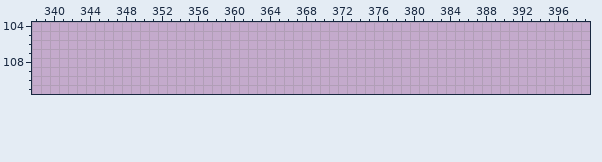
Edited in one commit: pixel-art file (Mouse Journey/Assets/TileSet/Tileset_Winter.aseprite). The picture above was drawn from the file before the commit.
512x256 pixels, 1 frame. Colours within 5 levels of each other are drawn and written as one. Shown: x 338..399, y 104..111.
The same view after the edit:
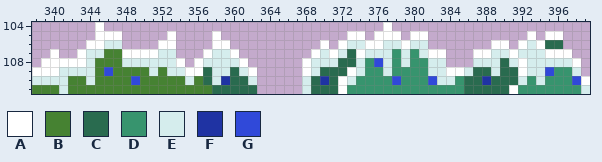
Palette (. is transparent): A #ffffff  B #468232  C #296b4f  D #37946e  E #d5eded  F #1f33a3  G #3049d9
What changed:
{"y":104,"x":345,"old":".","new":"A"}
{"y":104,"x":377,"old":".","new":"A"}
{"y":105,"x":345,"old":"...","new":"AAA"}
{"y":105,"x":353,"old":".","new":"A"}
{"y":105,"x":358,"old":".","new":"A"}
{"y":105,"x":373,"old":"..","new":"AA"}
{"y":105,"x":376,"old":"...","new":"AAA"}
{"y":105,"x":380,"old":"..","new":"AA"}
{"y":105,"x":393,"old":".","new":"A"}
{"y":105,"x":395,"old":"..","new":"AA"}
{"y":106,"x":344,"old":"....","new":"AAEE"}
{"y":106,"x":352,"old":"..","new":"AA"}
{"y":106,"x":358,"old":"..","new":"AA"}
{"y":106,"x":370,"old":".","new":"A"}
{"y":106,"x":372,"old":"..........","new":"AEEAAEEAEE"}
{"y":106,"x":389,"old":"..","new":"AA"}
{"y":106,"x":392,"old":".....","new":"AEACC"}
{"y":107,"x":340,"old":".","new":"A"}
{"y":107,"x":343,"old":"...........","new":"AEEBBAAAAEE"}
{"y":107,"x":357,"old":"....","new":"AEEA"}
{"y":107,"x":369,"old":"...............","new":"AEAECAEEEDEDEAA"}
{"y":107,"x":387,"old":"...........","new":"AAEEAEEEAAA"}
{"y":108,"x":339,"old":"................","new":"AAAAAEBBBEEEEEEA"}
{"y":108,"x":356,"old":"......","new":"AEEEEA"}
{"y":108,"x":368,"old":"................","new":"AEEECCEDGEDEDDEE"}
{"y":108,"x":387,"old":"............","new":"EEECEAEEEEEA"}
{"y":109,"x":338,"old":".........................","new":"AAAEEEEBGBBBBEBEEAACEECEA"}
{"y":109,"x":368,"old":"...............................","new":"AECCCAEDDEDDDDEEAAECCECCAEEGDDE"}
{"y":110,"x":338,"old":".........................","new":"EEEEBBEBBBBGBBBBBEBCEFCCE"}
{"y":110,"x":368,"old":"................................","new":"ECFCAEDDDDGDDDGEEDCCFCCCEDEDDDGA"}
{"y":111,"x":338,"old":".........................","new":"BBBEBBBBBBBBBBBBBBBBCCCCC"}
{"y":111,"x":368,"old":"................................","new":"ECCCADDDDDDDDDDDDDCCCCCADDDDDDDE"}
{"label":"added","picture_box":[32,22,257,94]}
{"label":"added","picture_box":[302,22,590,94]}
